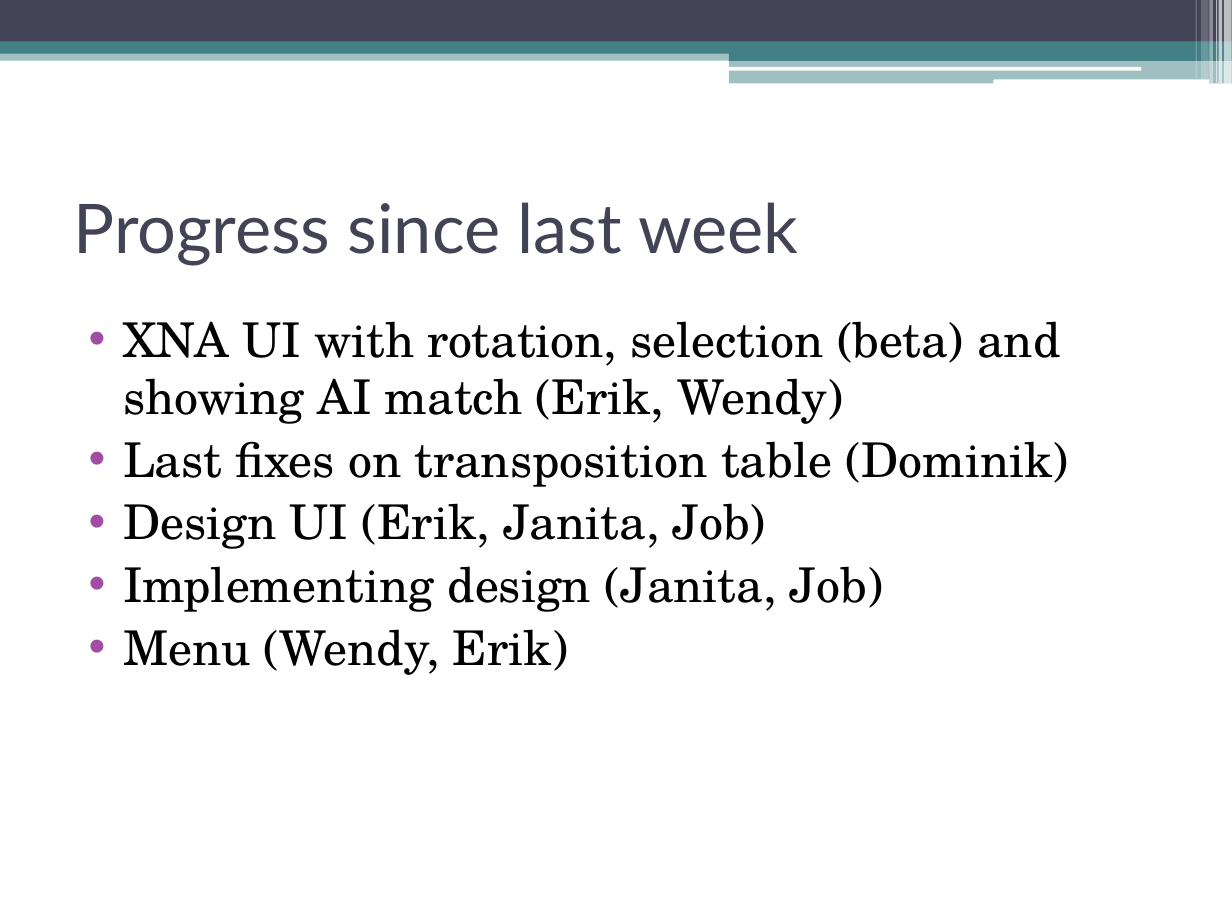
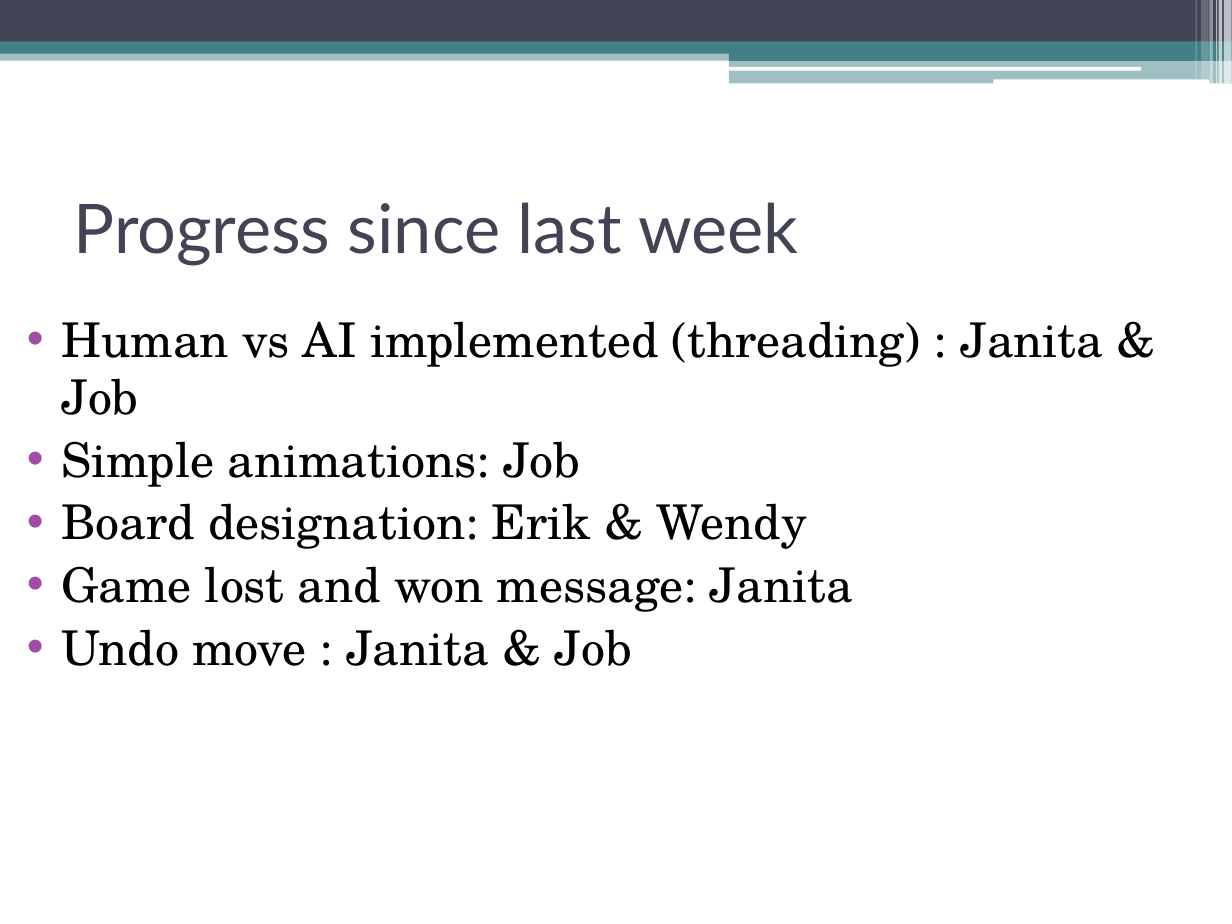
Before and after one commit to IAmWaseem/windespacman, a slide deck: slide 2 of Group 3 – Karo Progress.pptx. Drawn at 1232x924 pixels with LibreOffice and Linux fonts; fonts in the diff are those of the drawing. Boxes give left, top, right and bottom in pixels: in the first picture for what was removed or moved away, otherwise in the second. Text is boxed around its words. In the diff, an @@ line names an element or a change of style, - is before the commit and + after.

```diff
--- a/Group 3 – Karo Progress.pptx
+++ b/Group 3 – Karo Progress.pptx
@@ text at <box>61,321,1103,666</box>: text changed @@
-• XNA UI with rotation, selection (beta) and showing AI match (Erik, Wendy)
-• Last fixes on transposition table (Dominik)
-• Design UI (Erik, Janita, Job)
-• Implementing design (Janita, Job)
-• Menu (Wendy, Erik)
+• Human vs AI implemented (threading) : Janita & Job
+• Simple animations: Job
+• Board designation: Erik & Wendy
+• Game lost and won message: Janita
+• Undo move : Janita & Job
```
Also in this commit, not shown: 1 other slide changed, 1 slide removed.
